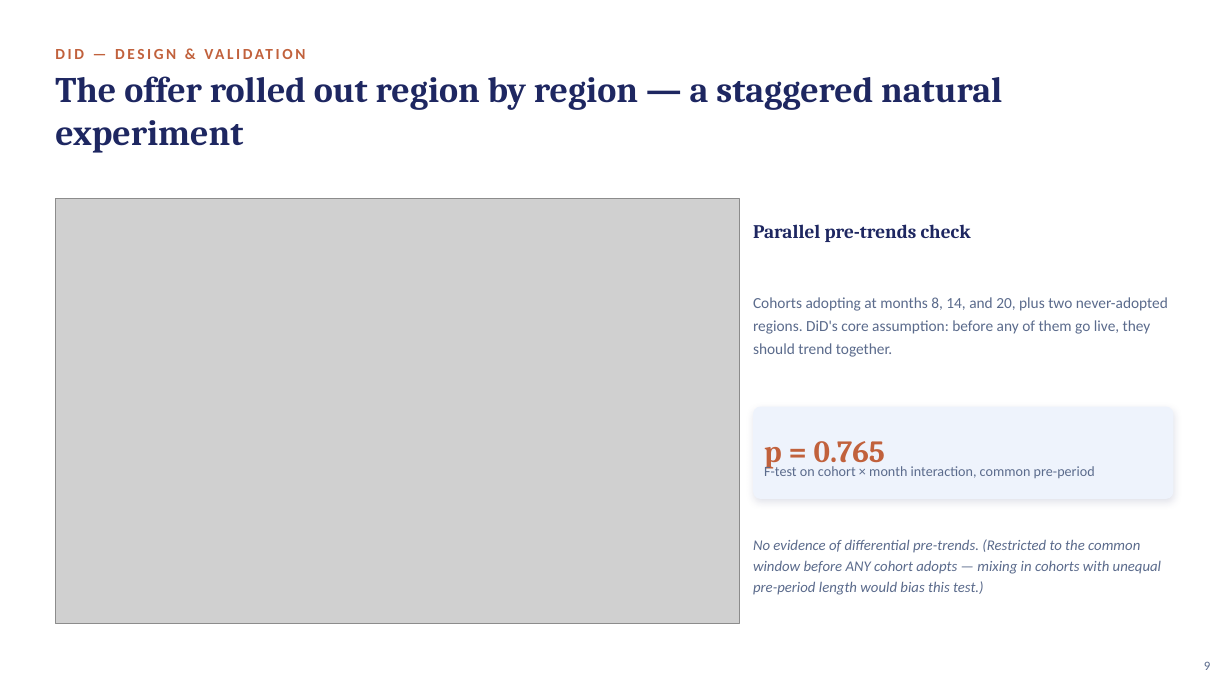
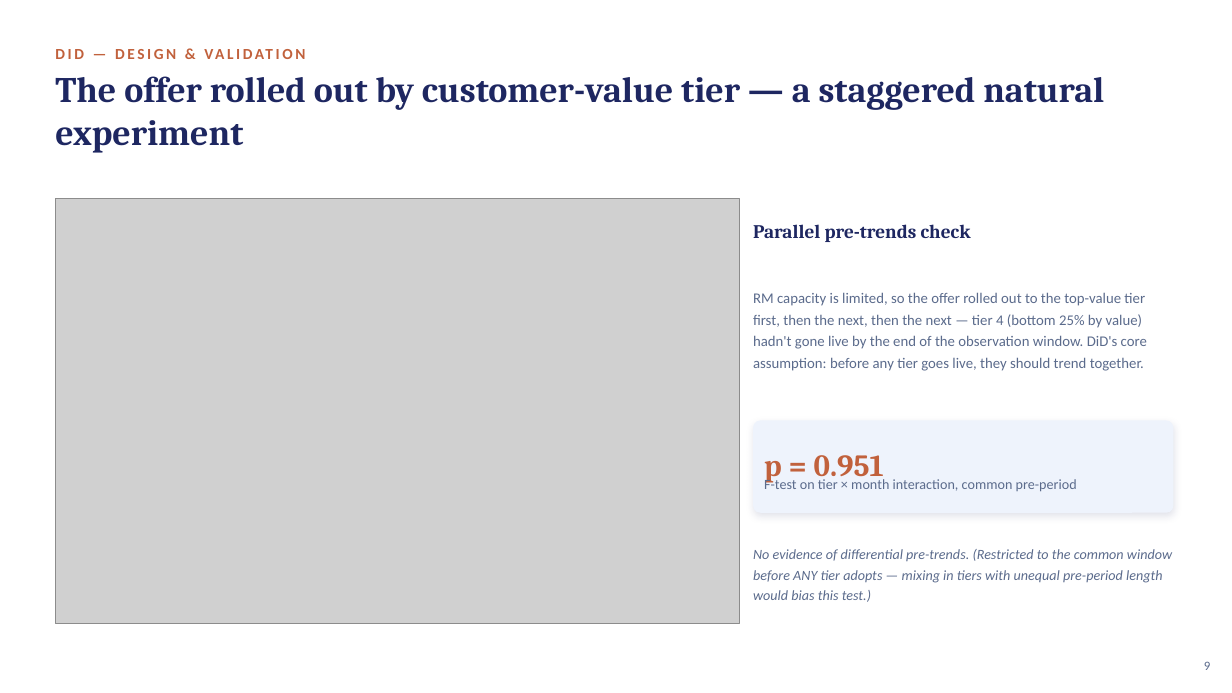
Before and after one commit to crystal1361/DDA-Retention, a slide deck: slide 9 of deck/vanguard_dda_deck.pptx. Drawn at 1232x693 pixels with LibreOffice and Linux fonts; fonts in the diff are those of the drawing; grey boxes stand for pictures. Boxes give left, top, right and bottom in pixels: in the first picture for what was removed or moved away, otherwise in the second. Text is boxed around its words. In the diff, an @@ line names an element or a change of style, - is before the commit and + after.

```diff
--- a/deck/vanguard_dda_deck.pptx
+++ b/deck/vanguard_dda_deck.pptx
@@ text at (x1=55, y1=76, x2=1104, y2=153): text changed @@
-The offer rolled out region by region — a staggered natural experiment
+The offer rolled out by customer-value tier — a staggered natural experiment
@@ text at (x1=753, y1=292, x2=1147, y2=371): text changed; size 12 to 11.5 pt @@
-Cohorts adopting at months 8, 14, and 20, plus two never-adopted regions. DiD's core assumption: before any of them go live, they should trend together.
+RM capacity is limited, so the offer rolled out to the top-value tier first, then the next, then the next — tier 4 (bottom 25% by value) hadn't gone live by the end of the observation window. DiD's core assumption: before any tier goes live, they should trend together.
@@ rounded rectangle moved from (x1=753, y1=407, x2=1174, y2=499) to (x1=753, y1=421, x2=1174, y2=513) @@
@@ text at (x1=764, y1=478, x2=1077, y2=491): text changed @@
-F-test on cohort × month interaction, common pre-period
+F-test on tier × month interaction, common pre-period
@@ text at (x1=764, y1=455, x2=884, y2=483): text changed @@
-p = 0.765
+p = 0.951
@@ text at (x1=753, y1=549, x2=1172, y2=602): text changed; size 11.5 to 11 pt @@
-No evidence of differential pre-trends. (Restricted to the common window before ANY cohort adopts — mixing in cohorts with unequal pre-period length would bias this test.)
+No evidence of differential pre-trends. (Restricted to the common window before ANY tier adopts — mixing in tiers with unequal pre-period length would bias this test.)
```
Also in this commit, not shown: 10 other slides changed, 3 slides added, 2 other files.
